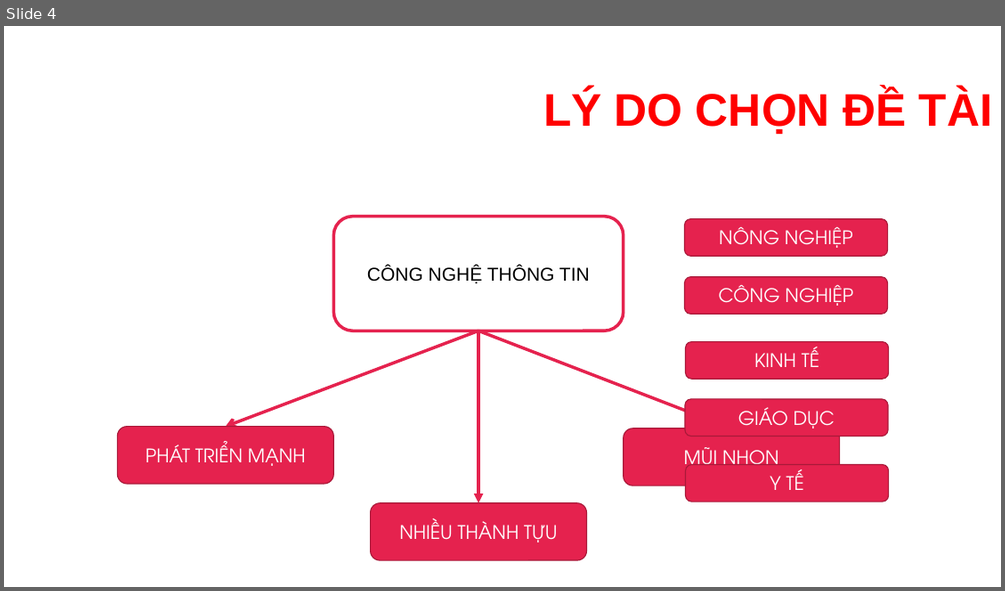
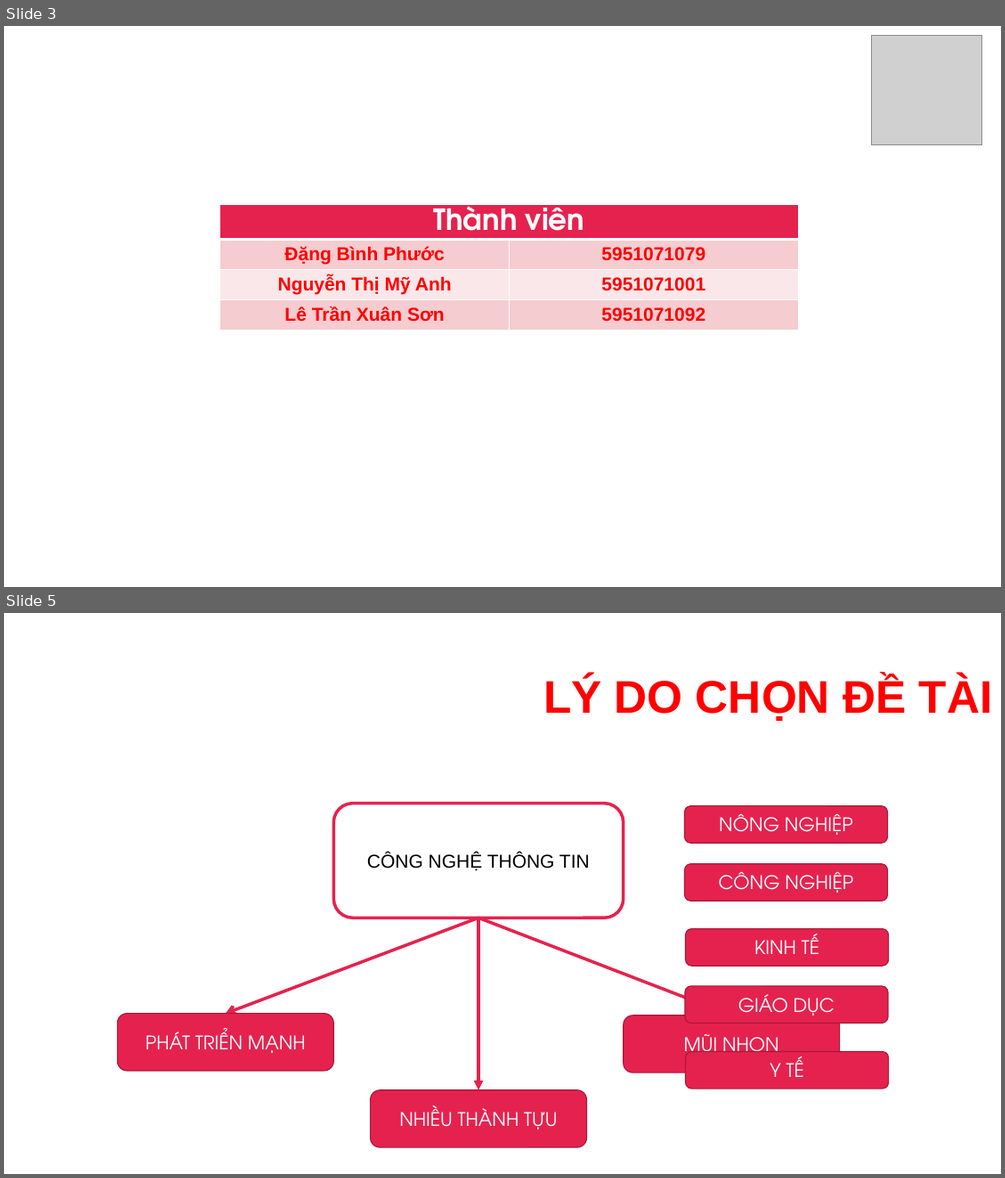
Before and after one commit to dangbinhphuoc/Sql_QuanLyNhanSu, a slide deck: PPQuanLyNhanSu.pptx. Shown one above the other, each under a label of ours: slide 4 before the commit, slides 3 and 5 after it; the slides between them are not shown. The pictures are 1005x591 and 1005x1178 pixels, drawn with LibreOffice and Linux fonts; fonts in the diff are those of the drawing; grey boxes stand for pictures; background and template pictures are left out. Boxes give left, top, right and bottom in pixels: in the first picture for what was removed or moved away, otherwise in the second. Text is boxed around its words. In the diff, an @@ line names an element or a change of style, - is before the commit and + after.

```diff
--- a/PPQuanLyNhanSu.pptx
+++ b/PPQuanLyNhanSu.pptx
@@ slide 3 added at (4,26,1001,587), background #FFFFFF @@
@@ picture added at (872,35,982,145) @@
@@ table added at (220,205,797,338), 4 rows, 2 columns @@
+Thành viên | 
+Đặng Bình Phước | 5951071079
+Nguyễn Thị Mỹ Anh | 5951071001
+Lê Trần Xuân Sơn | 5951071092
@@ what was slide 4 is now slide 5 @@
```
Also in this commit, not shown: 19 slides changed, 1 other file.
